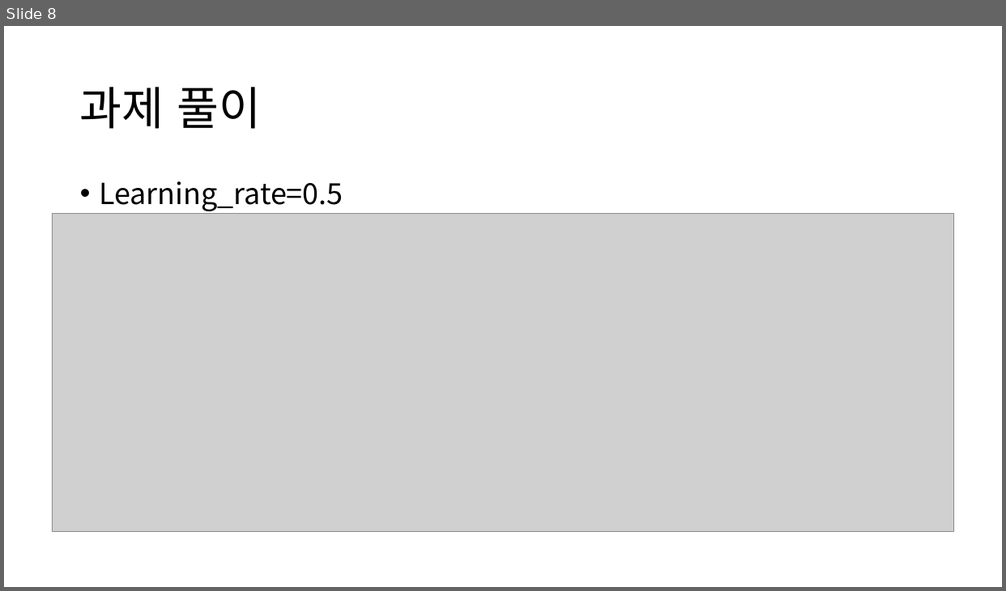
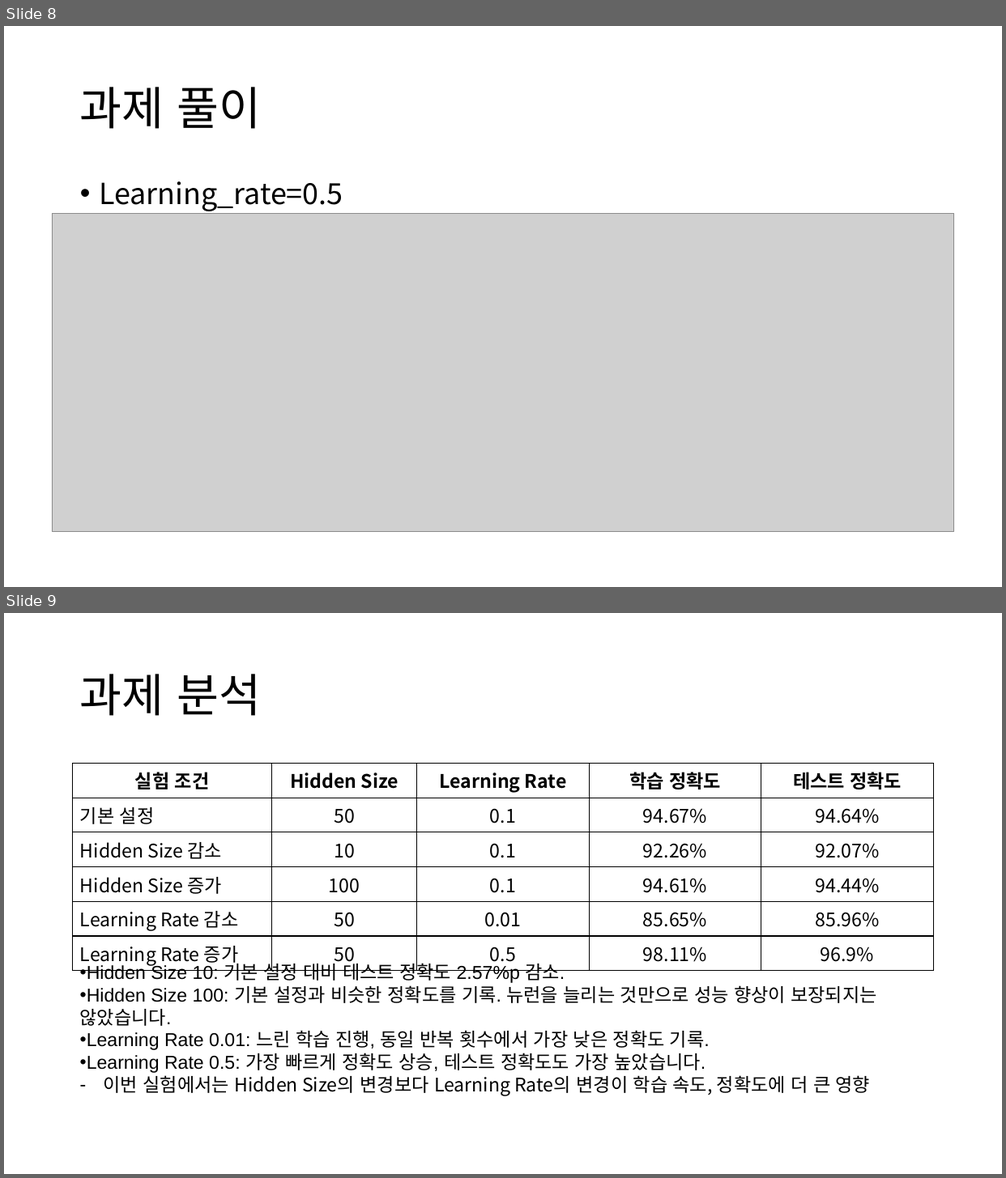
Before and after one commit to KweonTJ/Deep_Learning, a slide deck: Homework/9주차 Homework.pptx. Shown one above the other, each under a label of ours: slide 8 before the commit, slides 8 and 9 after it. The pictures are 1006x591 and 1006x1178 pixels, drawn with LibreOffice and Linux fonts; fonts in the diff are those of the drawing; grey boxes stand for pictures; background and template pictures are left out. Boxes give left, top, right and bottom in pixels: in the first picture for what was removed or moved away, otherwise in the second. Text is boxed around its words. In the diff, an @@ line names an element or a change of style, - is before the commit and + after.

```diff
--- a/Homework/9주차 Homework.pptx
+++ b/Homework/9주차 Homework.pptx
@@ slide 9 added at (4,613,1002,1174), background #FFFFFF @@
@@ title added at (80,674,262,716), 44 pt, text #000000 @@
+과제 분석
@@ table added at (73,764,934,969), 6 rows, 5 columns @@
+실험 조건 | Hidden Size | Learning Rate | 학습 정확도 | 테스트 정확도
+기본 설정 | 50 | 0.1 | 94.67% | 94.64%
+Hidden Size 감소 | 10 | 0.1 | 92.26% | 92.07%
+Hidden Size 증가 | 100 | 0.1 | 94.61% | 94.44%
+Learning Rate 감소 | 50 | 0.01 | 85.65% | 85.96%
+Learning Rate 증가 | 50 | 0.5 | 98.11% | 96.9%
@@ text added at (80,960,876,1096), 18 pt, text #000000 @@
+• Hidden Size 10: 기본 설정 대비 테스트 정확도 2.57%p 감소.
+• Hidden Size 100: 기본 설정과 비슷한 정확도를 기록. 뉴런을 늘리는 것만으로 성능 향상이 보장되지는 않았습니다.
+• Learning Rate 0.01: 느린 학습 진행, 동일 반복 횟수에서 가장 낮은 정확도 기록.
+• Learning Rate 0.5: 가장 빠르게 정확도 상승, 테스트 정확도도 가장 높았습니다.
+– 이번 실험에서는 Hidden Size의 변경보다 Learning Rate의 변경이 학습 속도, 정확도에 더 큰 영향
```
Also in this commit, not shown: 1 slide changed, 3 other slides added, 6 other files.
